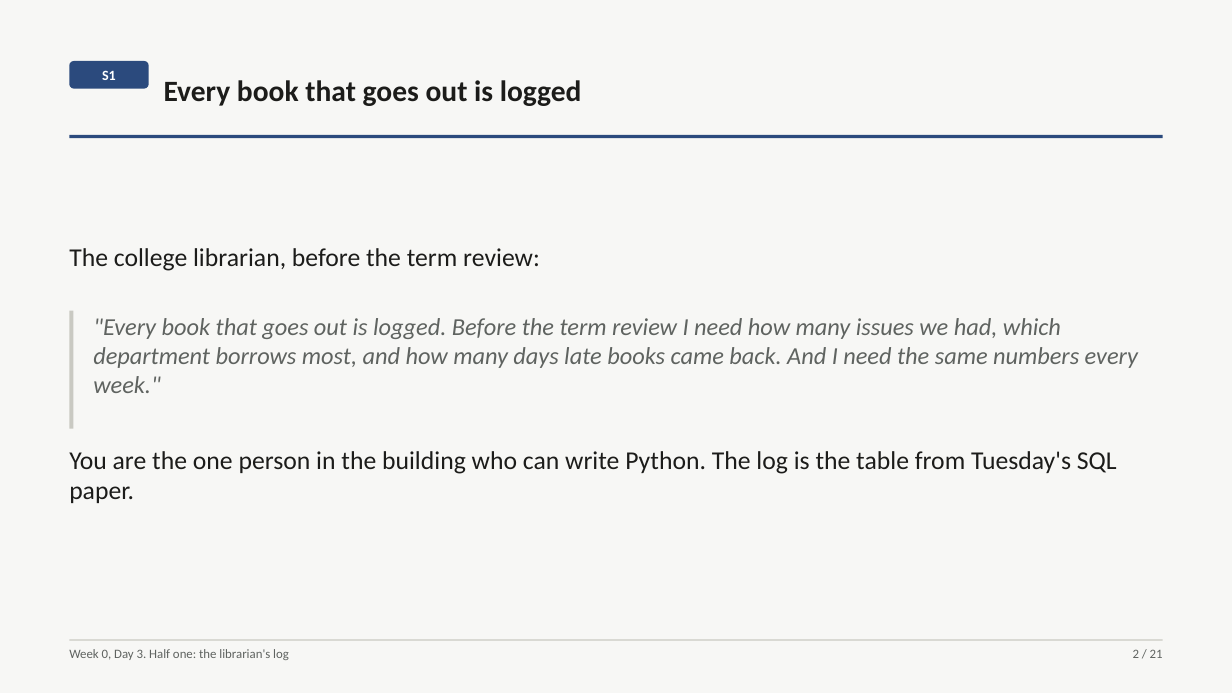
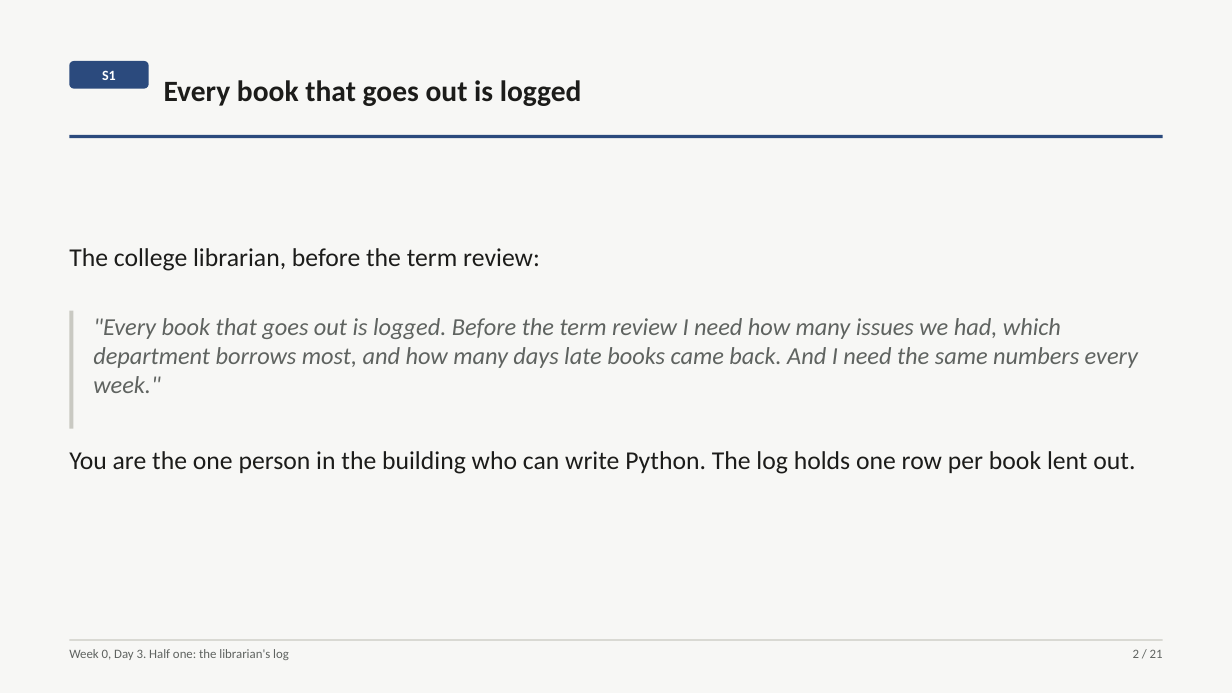
Before and after one commit to fde-academy-lab/c2-content-factory, a slide deck: slide 2 of content/W00/D3/slides/C2_W00_D03_half1_STUDENT.pptx. Drawn at 1232x693 pixels with LibreOffice and Linux fonts; fonts in the diff are those of the drawing. Boxes give left, top, right and bottom in pixels: in the first picture for what was removed or moved away, otherwise in the second. Text is boxed around its words. In the diff, an @@ line names an element or a change of style, - is before the commit and + after.

```diff
--- a/content/W00/D3/slides/C2_W00_D03_half1_STUDENT.pptx
+++ b/content/W00/D3/slides/C2_W00_D03_half1_STUDENT.pptx
@@ text at (69, 451, 1135, 474): text changed @@
-You are the one person in the building who can write Python. The log is the table from Tuesday's SQL paper.
+You are the one person in the building who can write Python. The log holds one row per book lent out.
```
Also in this commit, not shown: 1 other slide changed, 7 other files.
